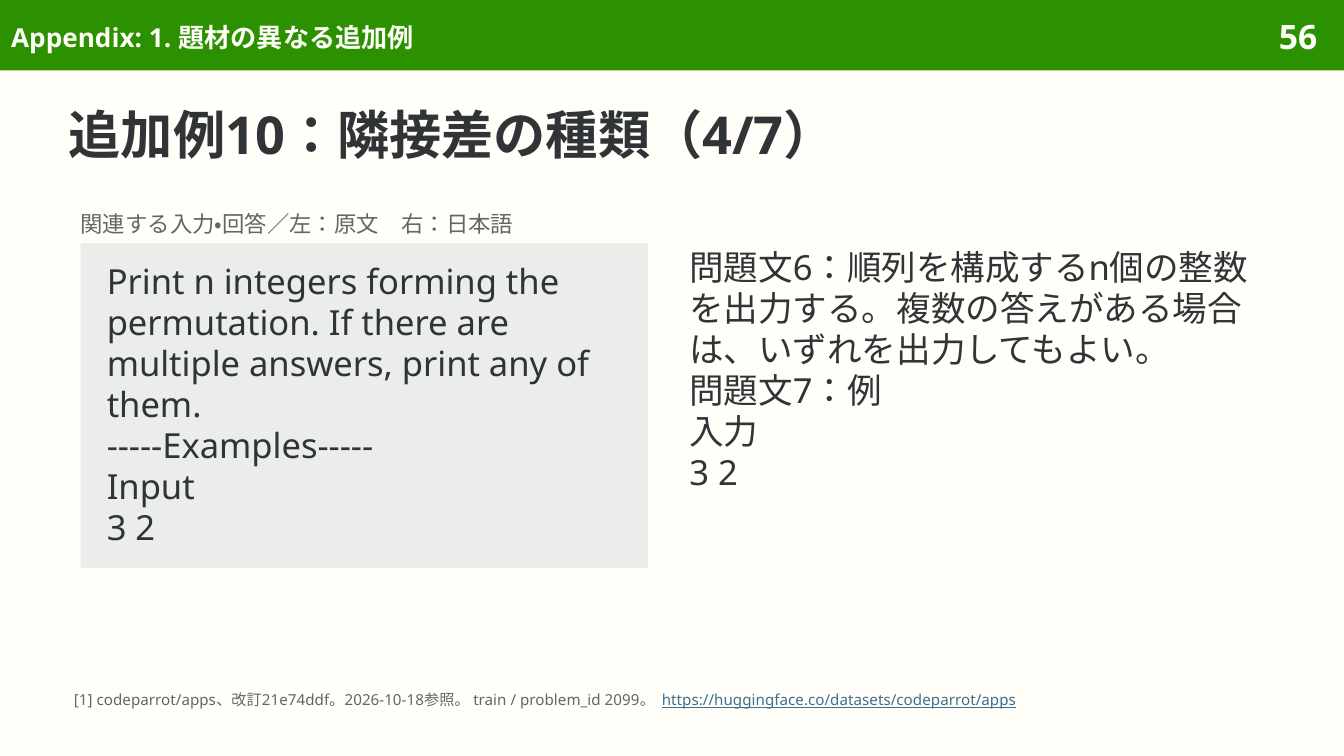
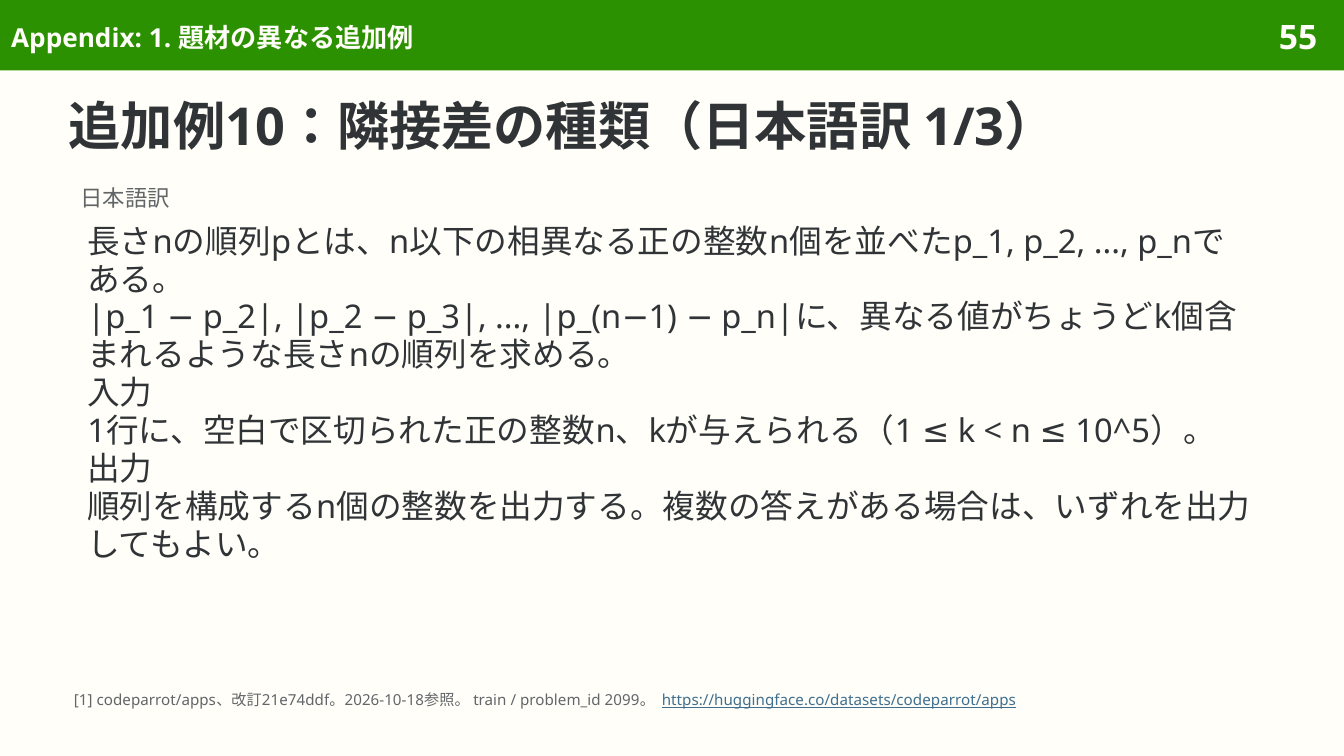
Before and after one commit to sasakiy84/datasets-in-10-minutes, a slide deck: slide 55 of slides/datasets-in-10-minutes-apps.pptx (slide 56 before the commit). Drawn at 1344x756 pixels with LibreOffice and Linux fonts; fonts in the diff are those of the drawing. Boxes give left, top, right and bottom in pixels: in the first picture for what was removed or moved away, otherwise in the second. Text is boxed around its words. In the diff, an @@ line names an element or a change of style, - is before the commit and + after.

Commit message:
Reflow apps examples with complete originals first

```diff
--- a/slides/datasets-in-10-minutes-apps.pptx
+++ b/slides/datasets-in-10-minutes-apps.pptx
@@ page number at (1279,25,1317,50): text changed @@
-56
+55
@@ title at (69,100,1057,150): text changed @@
-追加例10：隣接差の種類（4/7）
+追加例10：隣接差の種類（日本語訳 1/3）
@@ text added at (81,187,171,208), 12 pt, text #626669 @@
+日本語訳
@@ text removed at (81,213,513,234) @@
-関連する入力・回答／左：原文 右：日本語
@@ text at (87,225,1237,369): text changed; size 18.5 to 17.5 pt @@
-問題文6：順列を構成するn個の整数を出力する。複数の答えがある場合は、いずれを出力してもよい。
-問題文7：例
+長さnの順列pとは、n以下の相異なる正の整数n個を並べたp_1, p_2, ..., p_nである。
+|p_1 − p_2|, |p_2 − p_3|, ..., |p_(n−1) − p_n|に、異なる値がちょうどk個含まれるような長さnの順列を求める。
@@ text "長さnの順列pとは、n以下の相異なる正の整数n個を並べたp_1, p_2, ..., p_nである。": place and size @@
-text "長さnの順列pとは、n以下の相異なる正の整数n個を並べたp_1, p_2, ..., p_nである。" at (689,251,1248,486)
+text "長さnの順列pとは、n以下の相異なる正の整数n個を並べたp_1, p_2, ..., p_nである。" at (87,225,1250,558)
@@ rectangle removed at (81,243,648,569) @@
-Print n integers forming the permutation. If there are multiple answers, print any of them.
------Examples-----
-Input
-3 2
@@ text at (87,376,152,407): size 18.5 to 17.5 pt in "入力"; line spacing 22pt to 20.3pt @@
@@ text at (87,414,1250,558): text changed; size 18.5 to 17.5 pt @@
-3 2
+1行に、空白で区切られた正の整数n、kが与えられる（1 ≤ k < n ≤ 10^5）。
+出力
+順列を構成するn個の整数を出力する。複数の答えがある場合は、いずれを出力してもよい。
```
Also in this commit, not shown: 27 other slides changed, 2 slides removed, 9 other files.
